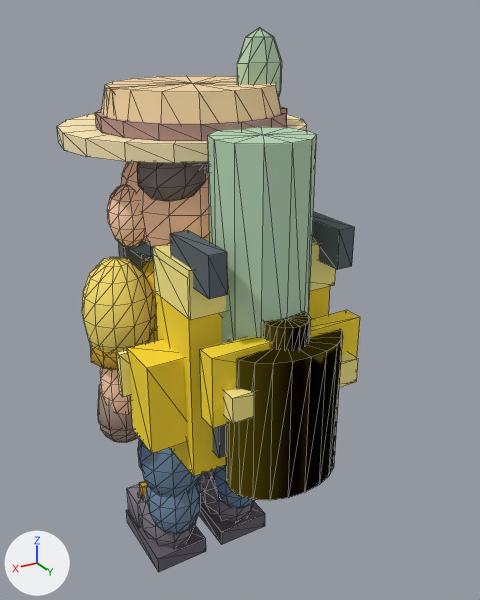
The glTF model assets/characters/explorer.gltf, before and after one commit.
Rendered twice from a 50 mm camera at (1.5, 2.9, 2.97) aimed at (-0.09, 0.24, 1.64). Every picture has the same lights, and +X, +Y and +Z are marked at lower left. The picture after the commit comes second. Mesh edges are drawn as thin lines on the coarser meshes. Where no turn or scale is listed for an object, it has been applied to the vertices.

Before the edit, the objects in view are built like this:
```python
ob_explorerhead = bpy.data.objects.new('ExplorerHead', me_explorerhead_detailed_mesh)
ob_explorerhead.location = (0.0, -0.04, 2.13)
ob_explorerkneeleft = bpy.data.objects.new('ExplorerKneeLeft', me_explorerkneeleft_detailed_mesh)
ob_explorerkneeleft.location = (-0.215, 0.0, 0.48)
ob_exploreryellowwaterjug = bpy.data.objects.new('ExplorerYellowWaterJug', me_signature_yellow_water_jug)
ob_exploreryellowwaterjug.parent = ob_explorerbody
ob_exploreryellowwaterjug.location = (0.0, 0.78, 1.33)
# also in view: 'ExplorerLegRight' at (0.22, 0.0, 0.68); 'ExplorerArmRight' at (0.46, 0.0, 1.59); 'ExplorerKneeRight' at (0.22, -0.11, 0.27); 'ExplorerPackFlap' at (0.0, 0.82, 1.54); 'ExplorerElbowRight' at (0.46, -0.04, 1.13)
```
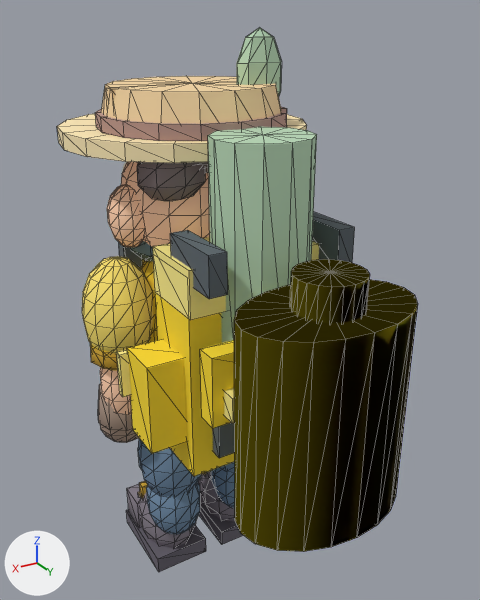
The change, as a diff of the scene's bpy script:
```diff
--- a/assets/characters/explorer.gltf.py
+++ b/assets/characters/explorer.gltf.py
@@ ob_exploreryellowwaterjug @@
 ob_exploreryellowwaterjug.parent = ob_explorerbody
-ob_exploreryellowwaterjug.location = (0.0, 0.78, 1.33)
+ob_exploreryellowwaterjug.location = (0.0, 1.06, 1.47)
+ob_exploreryellowwaterjug.scale = (1.4, 1.4, 1.35)
```

What differs and where, as boxes [x1, y1, x2, y2] in the pictures (480 x 600 px):
'ExplorerYellowWaterJug', moved, rescaled (57% wider, 55% taller)
    before: [226, 311, 343, 500]
    after: [234, 259, 418, 552]
